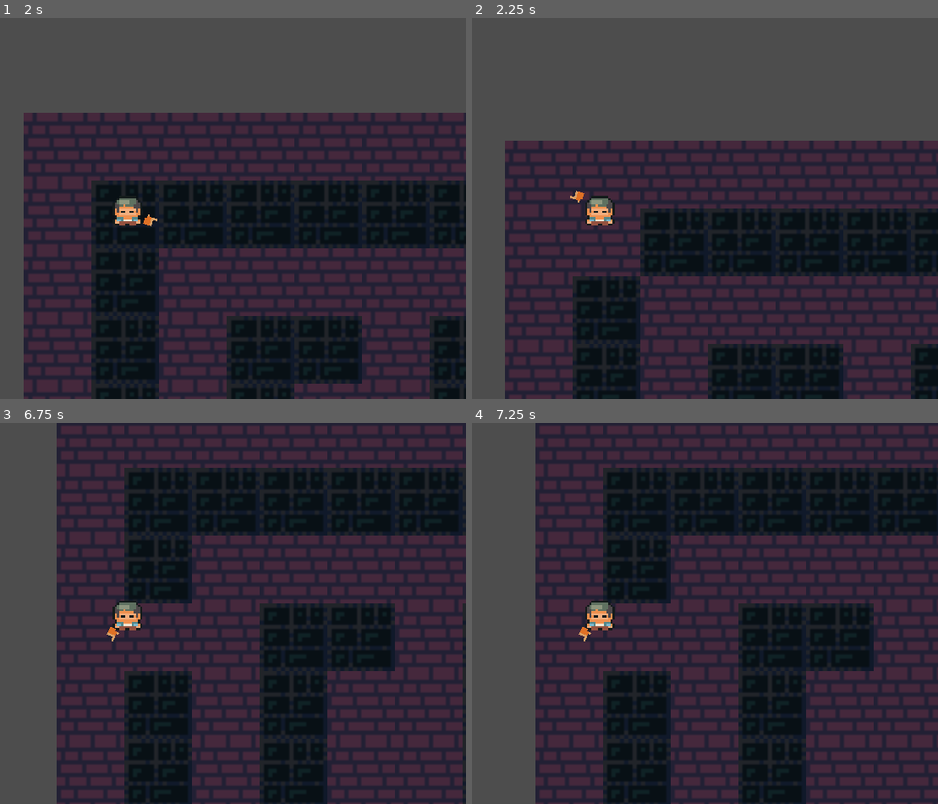
Above: before the commit, frames 1-4 (two rows, left to right).
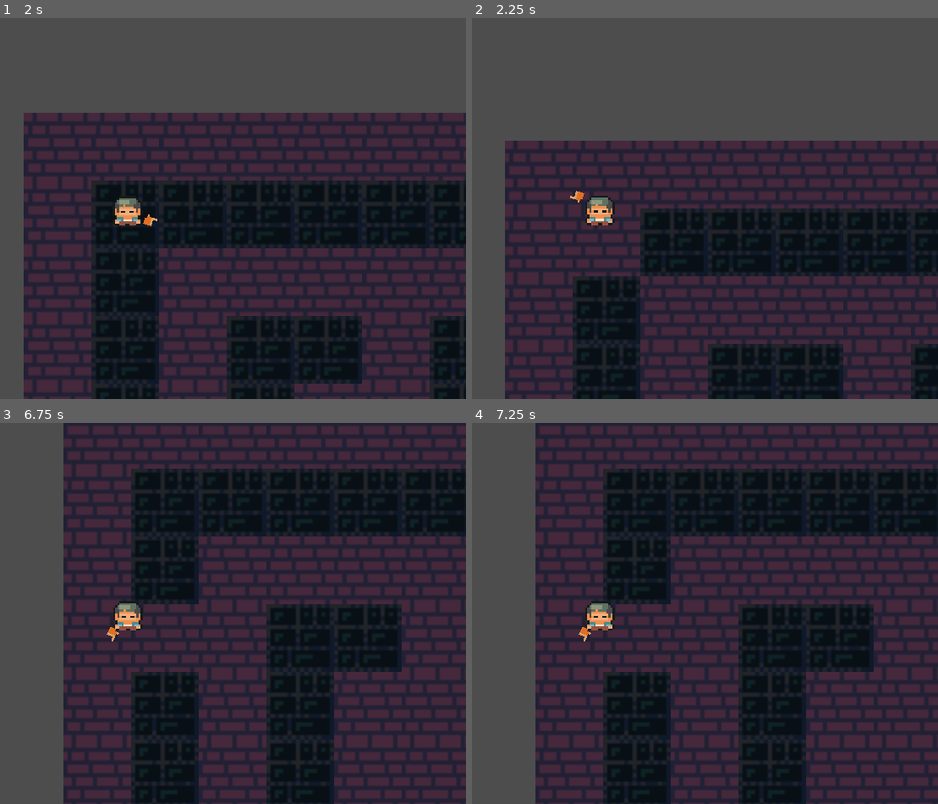
Above: after the commit, the same moments.

Repository: johnsyak/Servants-of-the-Tome
Game: Godot game, scene res://scenes/maps/world.tscn
Two runs of this game, one before a commit and one after it. Both use one fixed random seed, a clock stepped at 60 frames per second and the inputs below. The engine's default icon, where the game draws it, is replaced by a stand-in: a white triangle on a blue panel in a dark square.
Inputs (mouse positions are in pixels of both pictures, inside the frame that each line leads up to):
- Up to frame 1 (2 s): tap Enter at 0.5 s; move the mouse to (93, 284) at 0.52 s; hold W (up) from 0.53 s (still down); tap E (floor) at 0.6 s; move the mouse to (330, 265) at 1.27 s; tap Shift (run) at 1.35 s
- Up to frame 2 (2.25 s): move the mouse to (outside the picture) at 2.02 s; release W (up) at 2.03 s; hold A (left) from 2.03 s (still down); tap Q (wall) at 2.1 s
- Up to frame 3 (6.75 s): tap Space at 2.75, 5, 6.5 s; move the mouse to (163, 613) at 2.77 s; tap E (floor) at 2.85, 5.1 s; tap Enter at 3.5, 5.75 s; move the mouse to (27, 518) at 3.52 s; release A (left) at 3.53 s; hold S (down) 3.53-4.28 s; hold Shift (run) 3.53-4.28 s; move the mouse to (274, 594) at 4.27 s; hold D (right) 4.28-5.03 s; tap Q (wall) at 4.35, 6.6 s; move the mouse to (outside the picture) at 5.02 s; hold W (up) 5.03-5.78 s; move the mouse to (195, 529) at 5.77 s; hold D (right) from 5.78 s (still down); tap Shift (run) at 5.85 s; move the mouse to (93, 689) at 6.52 s
- Up to frame 4 (7.25 s): keep holding D (right)

Frame 1 is identical in both runs. In frame 2, less than 0.1% of the frame differs, in the area x 24-31%, y 47-54%; in frame 3, 15%, in the area x 12-100%, y 0-100%; in frame 4, 0.4%.
Error after the commit: Parse Error: Could not find type "Attack" in the current scope. (res://characters/components/enemy_components/HitBoxComponent.gd:6)

Commit message:
merging in components

Diff:
--- a/characters/enemies/DefaultEnemy.tscn
+++ b/characters/enemies/DefaultEnemy.tscn
@@ -6,6 +6,8 @@
 [ext_resource type="Script" path="res://characters/components/enemy_components/EnemyIdle.gd" id="4_bfawf"]
 [ext_resource type="Script" path="res://characters/components/enemy_components/EnemyFollow.gd" id="5_lbvy1"]
 [ext_resource type="Script" path="res://characters/components/enemy_components/EnemyAttack.gd" id="6_sfowh"]
+[ext_resource type="Script" path="res://characters/components/enemy_components/HitBoxComponent.gd" id="7_ushbc"]
+[ext_resource type="Script" path="res://characters/components/enemy_components/HealthComponent.gd" id="8_2a8bo"]
 
 [sub_resource type="CircleShape2D" id="CircleShape2D_uny1e"]
 radius = 3.16228
@@ -13,12 +15,12 @@
 [sub_resource type="CircleShape2D" id="CircleShape2D_gvjio"]
 radius = 131.034
 
-[node name="DefaultEnemy" type="CharacterBody2D" node_paths=PackedStringArray("navigation_agent", "timer")]
+[sub_resource type="RectangleShape2D" id="RectangleShape2D_yhpvf"]
+
+[node name="DefaultEnemy" type="CharacterBody2D"]
 motion_mode = 1
 wall_min_slide_angle = 0.0
 script = ExtResource("1_lcmvo")
-navigation_agent = NodePath("NavigationAgent2D")
-timer = NodePath("TargetTimer")
 
 [node name="Sprite2D" type="Sprite2D" parent="."]
 scale = Vector2(0.1, 0.1)
@@ -58,6 +60,16 @@
 [node name="RayCast2D" type="RayCast2D" parent="."]
 target_position = Vector2(0, 140)
 
+[node name="HitBox" type="Area2D" parent="."]
+script = ExtResource("7_ushbc")
+
+[node name="CollisionShape2D" type="CollisionShape2D" parent="HitBox"]
+shape = SubResource("RectangleShape2D_yhpvf")
+debug_color = Color(0, 0.647059, 0.243137, 0.419608)
+
+[node name="Health" type="Node" parent="."]
+script = ExtResource("8_2a8bo")
+
 [connection signal="timeout" from="TargetTimer" to="StateMachine/EnemyFollow" method="_on_target_timer_timeout"]
 [connection signal="area_entered" from="Sonar" to="StateMachine/EnemyIdle" method="_on_sonar_area_entered"]
 [connection signal="area_entered" from="Sonar" to="StateMachine/EnemyFollow" method="_on_sonar_area_entered"]
Not shown: 1 places in characters/enemies/DefaultEnemy.tscn that only renumber resources
